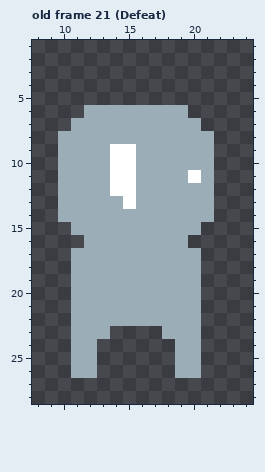
A pixel-art file gets an edit: Dungeon/Content/Textures/Hero.aseprite. This is how it looked before the edit.
32x32 pixels, 24 frames. Shown: old frame 21 (Defeat): x 8..24, y 1..28. The commit also changed other frames, which this record leaves out.
After the commit:
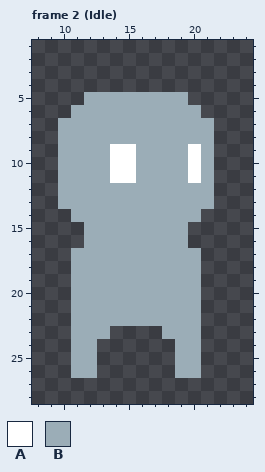
Palette (. is transparent): A #ffffff  B #9badb7
A new or re-ordered frame is compared with the old frame closest to it.
Changes in this commit:
frames re-ordered
--- frame 2 (Idle) against old frame 21 (Defeat), layer "Body"
@@ x 8..24 @@
  4 .................
- 5 .................
- 6 ....BBBBBBBB.....
- 7 ...BBBBBBBBBB....
+ 5 ....BBBBBBBB.....
+ 6 ...BBBBBBBBBB....
+ 7 ..BBBBBBBBBBBB...
  8 ..BBBBBBBBBBBB...
- 9 ..BBBBAABBBBBB...
-10 ..BBBBAABBBBBB...
+ 9 ..BBBBAABBBBAB...
+10 ..BBBBAABBBBAB...
 11 ..BBBBAABBBBAB...
-12 ..BBBBAABBBBBB...
-13 ..BBBBBABBBBBB...
-14 ..BBBBBBBBBBBB...
-15 ...BBBBBBBBBB....
+12 ..BBBBBBBBBBBB...
+13 ..BBBBBBBBBBBB...
+14 ...BBBBBBBBBB....
+15 ....BBBBBBBB.....
 16 ....BBBBBBBB.....
Changed places in both pictures, as pixel boxes (x1, y1, x2, y2):
changed: (58, 92, 214, 235)
